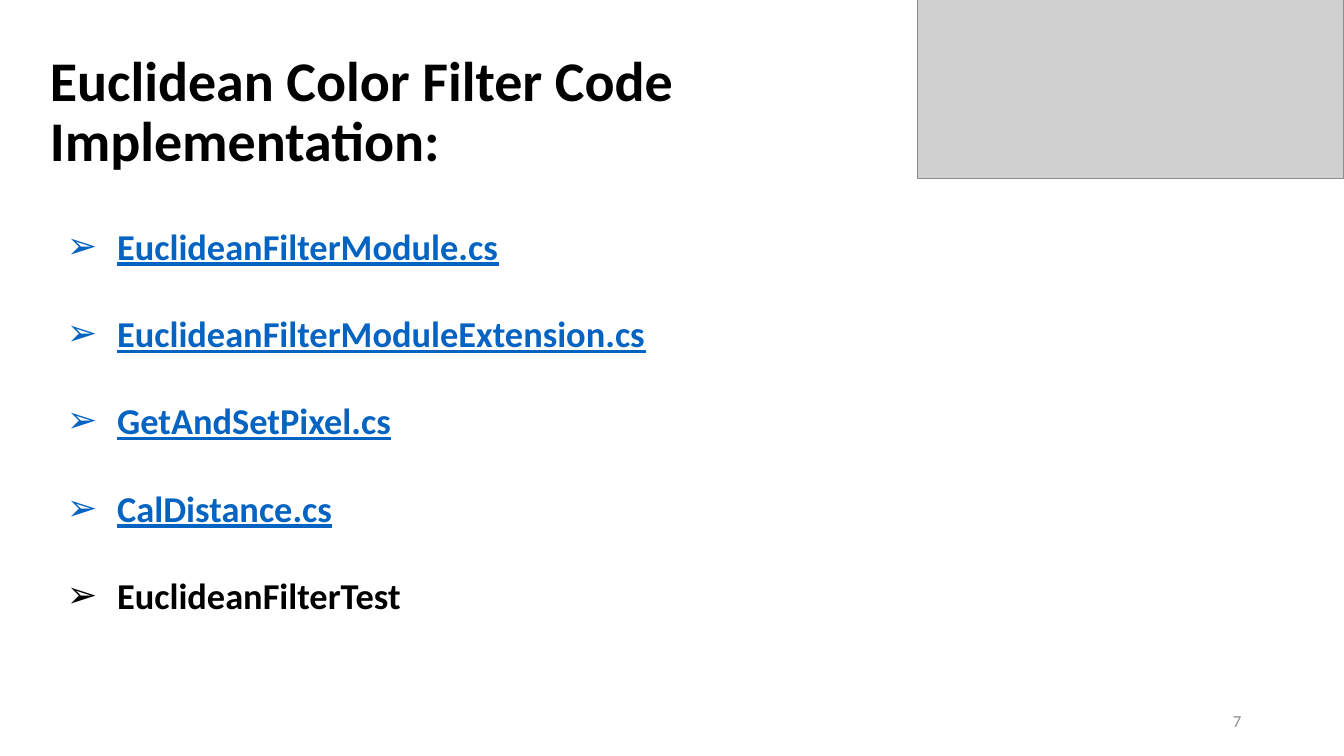
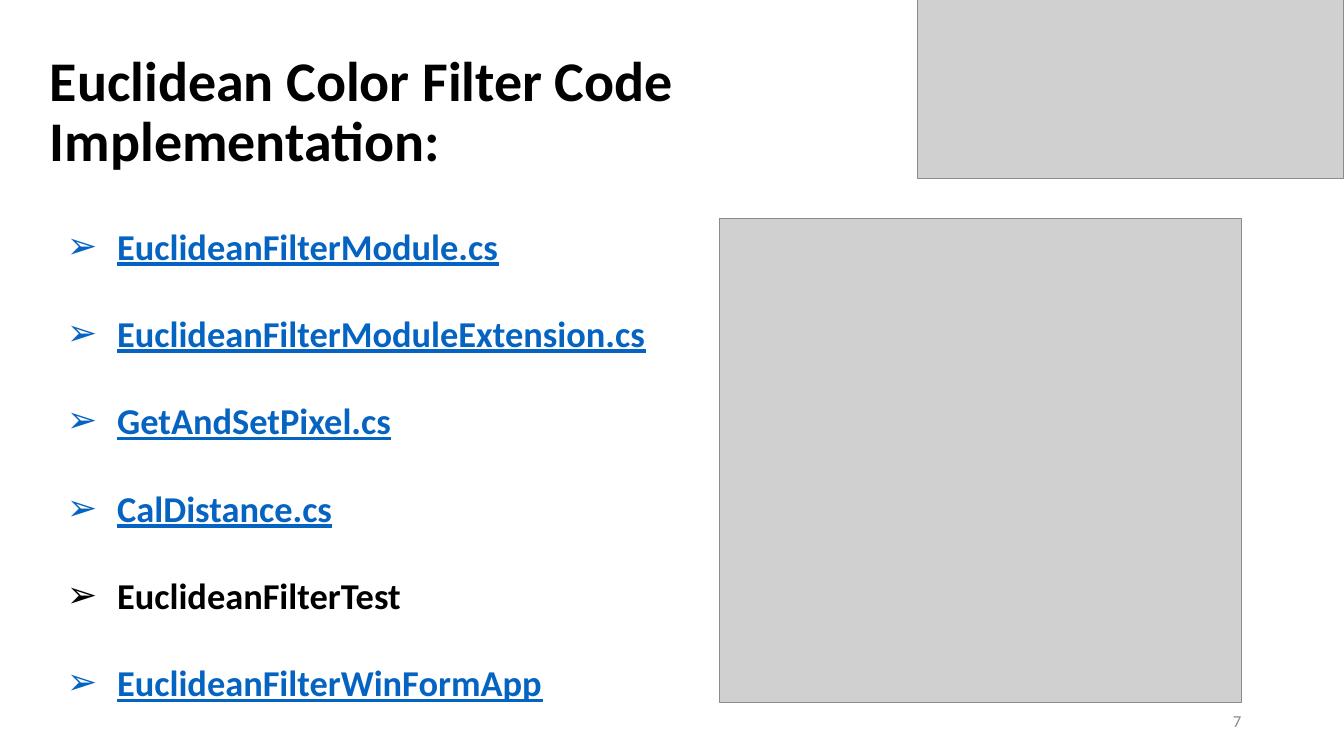
Before and after one commit to UniversityOfAppliedSciencesFrankfurt/LearningApi, a slide deck: slide 7 of LearningApi/EuclideanColorFilter/Documentation/Updated_Documents/Presentation_DeepaliBetkar.pptx. Drawn at 1344x756 pixels with LibreOffice and Linux fonts; fonts in the diff are those of the drawing; grey boxes stand for pictures. Boxes give left, top, right and bottom in pixels: in the first picture for what was removed or moved away, otherwise in the second. Text is boxed around its words. In the diff, an @@ line names an element or a change of style, - is before the commit and + after.

```diff
--- a/LearningApi/EuclideanColorFilter/Documentation/Updated_Documents/Presentation_DeepaliBetkar.pptx
+++ b/LearningApi/EuclideanColorFilter/Documentation/Updated_Documents/Presentation_DeepaliBetkar.pptx
@@ picture added at (720,219,1242,703) @@
@@ text at (117,670,541,702): paragraph added @@
+➢ EuclideanFilterWinFormApp
```
Also in this commit, not shown: 1 other slide changed.
